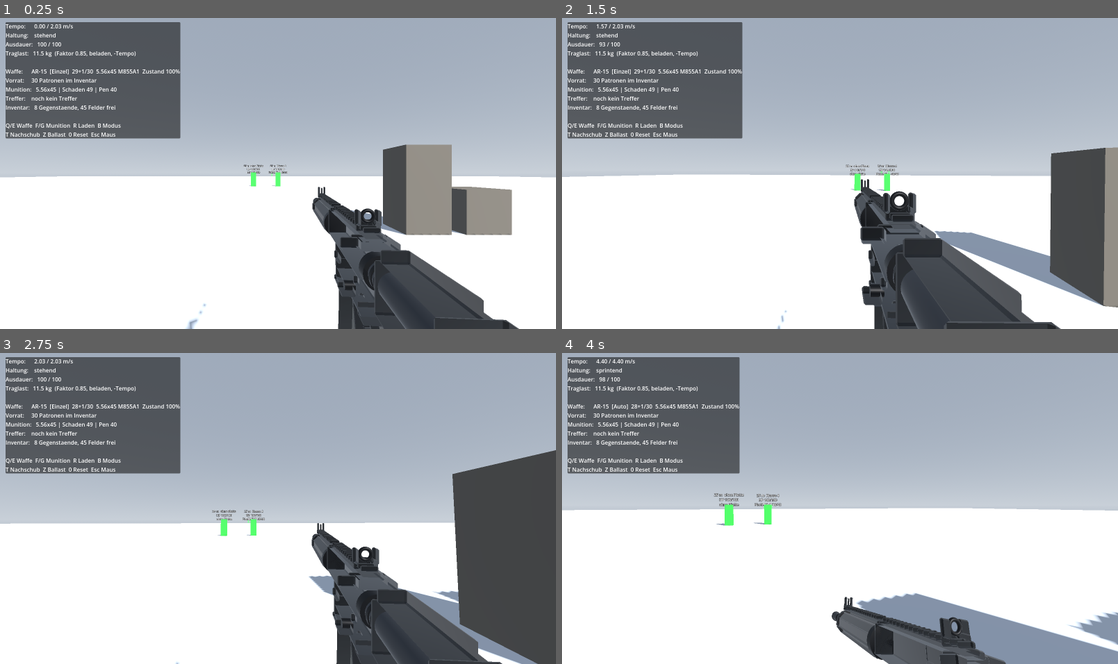
Above: before the commit, frames 1-4 (two rows, left to right).
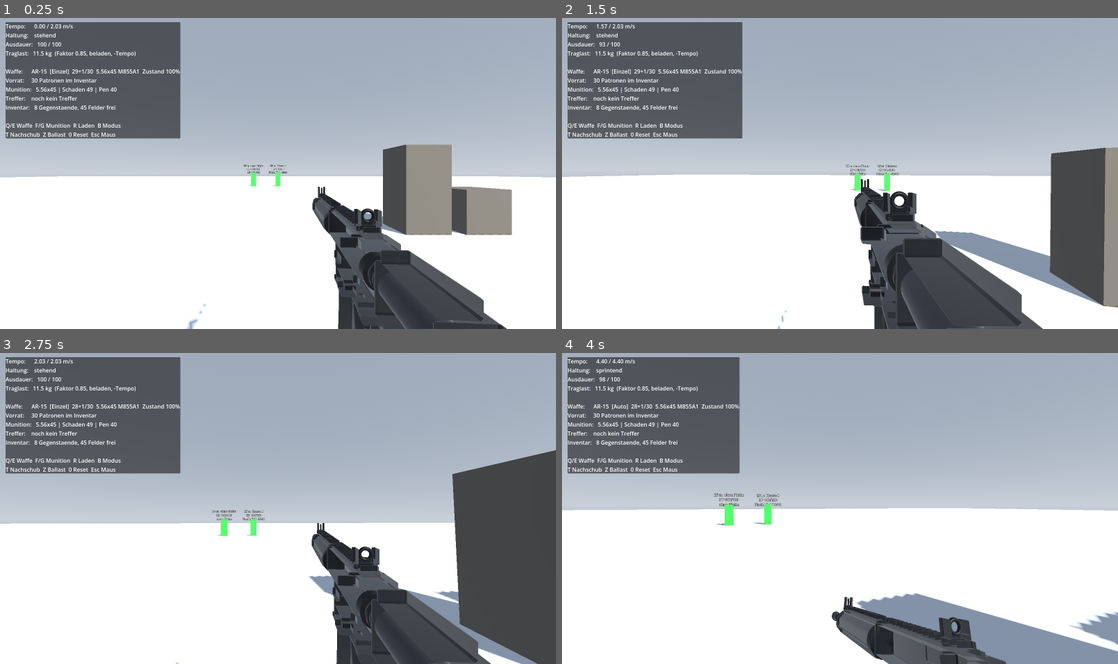
Above: after the commit, the same moments.

Repository: Saturn-Owner/Extraction-Shooter
Game: Godot game, scene res://scenes/levels/testgelaende.tscn
Same seed, same stepped clock (60 frames per second), same inputs: the game is played once before the commit and once after it.
Inputs (mouse positions are in pixels of both pictures, inside the frame that each line leads up to):
- Up to frame 1 (0.25 s): no input
- Up to frame 2 (1.5 s): tap Enter at 0.5 s; move the mouse to (867, 170) at 0.52 s; hold Right mouse button (aim) 0.53-1.28 s; hold W (move_forward) from 0.53 s (still down); tap Space (jump) at 0.77 s; move the mouse to (812, 173) at 1.27 s; tap Ctrl (crouch) at 1.35 s
- Up to frame 3 (2.75 s): keep holding W (move_forward); tap Space (jump) at 1.52 s; move the mouse to (289, 502) at 2.02 s; press the mouse at (289, 502) at 2.03 s
- Up to frame 4 (4 s): keep holding W (move_forward); move the mouse to (834, 511) at 2.77 s; release the mouse at (834, 511) at 2.78 s; tap B (fire_mode) at 2.85 s; tap Space (jump) at 3.02, 3.77 s; move the mouse to (878, 511) at 3.52 s; hold Shift (sprint) from 3.53 s (still down)

The runs differ from the first frame. In frame 1, 0.3% of the frame differs, in the area x 56-94%, y 54-100%; in frame 2, 0.5%, in the area x 52-90%, y 51-100%; in frame 3, 0.2%; in frame 4, 0.1%.

Commit message:
Fasen zu gross: Kleinteile sahen rundgelutscht aus
Die Fasenbegrenzung erlaubte 70 Prozent der duennsten Seite. Bei einem
Schienenzahn von 6 mm Tiefe frass die Fase damit ueber die Haelfte der
Materialstaerke - aus scharfen Zaehnen wurden weiche Kloesschen und die
ganze Waffe wirkte weich und unfertig. Jetzt 22 Prozent: grosse Teile
bekommen den vollen Kantenbruch, duenne nur einen Bruchteil.

Dabei einen Fehler im Meshbau gefunden, den der Dichtheitstest gemeldet hat:
Die Schwelle zum Aussortieren entarteter Dreiecke lag viel zu hoch. Das
Kreuzprodukt waechst mit dem QUADRAT der Kantenlaenge, deshalb flogen bei
kleinen Fasen die acht voellig gueltigen Eckdreiecke raus und der Koerper
bekam acht Loecher. Genau 24 offene Kanten - das haette man am Bild nie
gefunden.

AR-15: Schaftkappe stand ringsum ueber und liess den Schaft wie eine offene
Wanne aussehen, jetzt buendig.

Co-Authored-By: Claude Opus 4.8 <noreply@anthropic.com>

Diff:
--- a/scripts/combat/viewmodel_parts.gd
+++ b/scripts/combat/viewmodel_parts.gd
@@ -63,8 +63,14 @@
 	var hx := size.x * 0.5
 	var hy := size.y * 0.5
 	var hz := size.z * 0.5
-	# Fase nie groesser als die duennste Seite vertraegt.
-	var b: float = minf(bevel, minf(hx, minf(hy, hz)) * 0.7)
+	# Fase deutlich kleiner als die duennste Seite.
+	#
+	# Vorher waren 70 % erlaubt. Bei einem Schienenzahn von 6 mm Tiefe frass
+	# die Fase ueber die Haelfte der Materialstaerke — aus einem scharfen Zahn
+	# wurde ein weiches Kloesschen, und die ganze Waffe sah rundgelutscht und
+	# unfertig aus. Eine Fase soll die Kante brechen, nicht das Teil auffressen:
+	# grosse Teile bekommen den vollen Wert, duenne nur einen Bruchteil.
+	var b: float = minf(bevel, minf(hx, minf(hy, hz)) * 0.22)
 
 	if b <= 0.0001:
 		var plain := BoxMesh.new()
@@ -199,7 +205,12 @@
 		var b: Vector3 = tri[1]
 		var c: Vector3 = tri[2]
 		var normal := (b - a).cross(c - a)
-		if normal.length_squared() < 1e-12:
+		# Schwelle sehr niedrig ansetzen. Das Kreuzprodukt waechst mit dem
+		# QUADRAT der Kantenlaenge: Bei einer Fase von 0,4 mm sind die acht
+		# Eckdreiecke voellig in Ordnung, ihr Kreuzprodukt liegt aber schon bei
+		# 2e-7. Mit einer zu groben Schwelle fliegen genau diese Dreiecke raus
+		# und der Koerper bekommt acht Loecher in den Ecken.
+		if normal.length_squared() < 1e-20:
 			continue
 		normal = normal.normalized()
 		if normal.dot((a + b + c) / 3.0 - centre) < 0.0:
--- a/scripts/weapons/ar15_viewmodel.gd
+++ b/scripts/weapons/ar15_viewmodel.gd
@@ -169,7 +169,10 @@
 	# von aussen sah man ein nacktes Rohr statt eines Schafts.
 	add_child(ViewmodelParts.box("StockBody", Vector3(0.038, 0.054, 0.086), Vector3(0.0, 0.012, 0.062), polymer))
 	add_child(ViewmodelParts.box("StockCheek", Vector3(0.028, 0.014, 0.078), Vector3(0.0, 0.043, 0.060), polymer))
-	add_child(ViewmodelParts.box("ButtPad", Vector3(0.040, 0.062, 0.012), Vector3(0.0, 0.012, 0.110), black))
+	# Buendig mit dem Schaft. Vorher stand die Kappe ringsum ueber und bildete
+	# einen Rand — der Schaft sah dadurch aus wie eine offene Wanne, in der
+	# das Pufferrohr liegt.
+	add_child(ViewmodelParts.box("ButtPad", Vector3(0.038, 0.054, 0.012), Vector3(0.0, 0.012, 0.108), black))
 	add_child(ViewmodelParts.box("StockLever", Vector3(0.018, 0.012, 0.024), Vector3(0.0, -0.018, 0.056), polymer))
 
 
